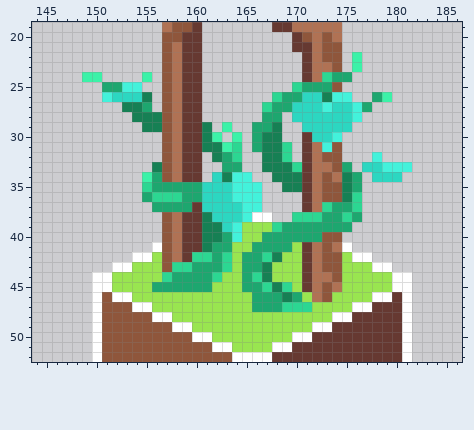
Two states of a pixel-art file, morningglories_growthsprites.aseprite. The first picture shows the starting point.
192x192 pixels, 1 frame. Shown: x 144..186, y 19..52. The commit also changed other parts of the picture, which this record leaves out.
The same view after the edit:
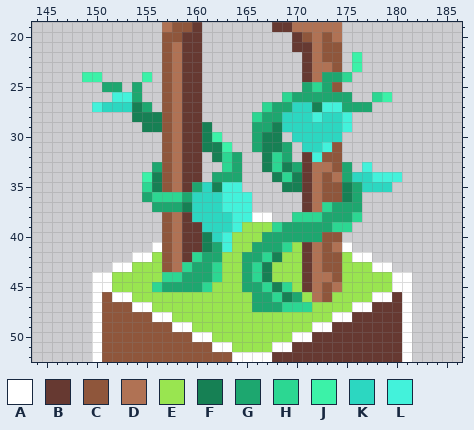
Palette (. is transparent): A #ffffff  B #663931  C #8f563b  D #b07254  E #99e550  F #168054  G #1da76f  H #2cd792  J #3cf2a8  K #2cd7c1  L #43f2db
Changes in this commit:
Changed rows in their new state; - is an unchanged pixel.
Layers "Layer 5", "Layer 3":
first column x 150:
24 -----------------------G-H------
25 ---.G---------------.-H---------
26 -.LLG.------------.H-GGGGG--H---
27 LKKK------------------F-LGG-----
28 ----------------H--K--L--L.-----
29 -------------.-----KK----L------
30 --------------.-----KK--K-------
31 --------------.----G-KK---------
32 -------------HG---HG--L-----.---
33 ------G------H----H-G------L....
34 ------F-----GGG.---H-----GKKLLL-
35 ------FCDB--FL-..----------KKK--
36 ----------K--L--.---------G-----
37 ---------FK--LL-.---------G-----
38 ----------KK--L----------GH-----
39 -----------KK-----------HH------
40 ------------KLE-----------------
41 -------------L-----H------------
42 -----------G-E------------------
43 --------D---HE--H---------------
44 --------H-----------------------
45 ------H----H--------------------
46 ------------------H-------------
